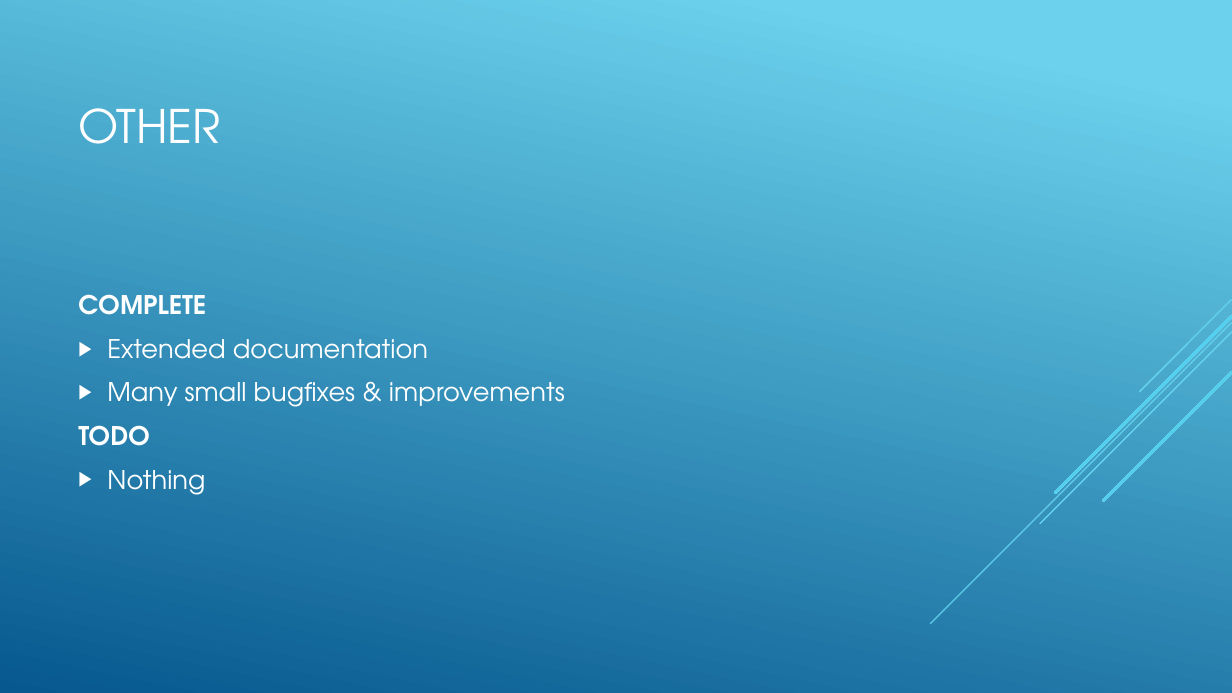
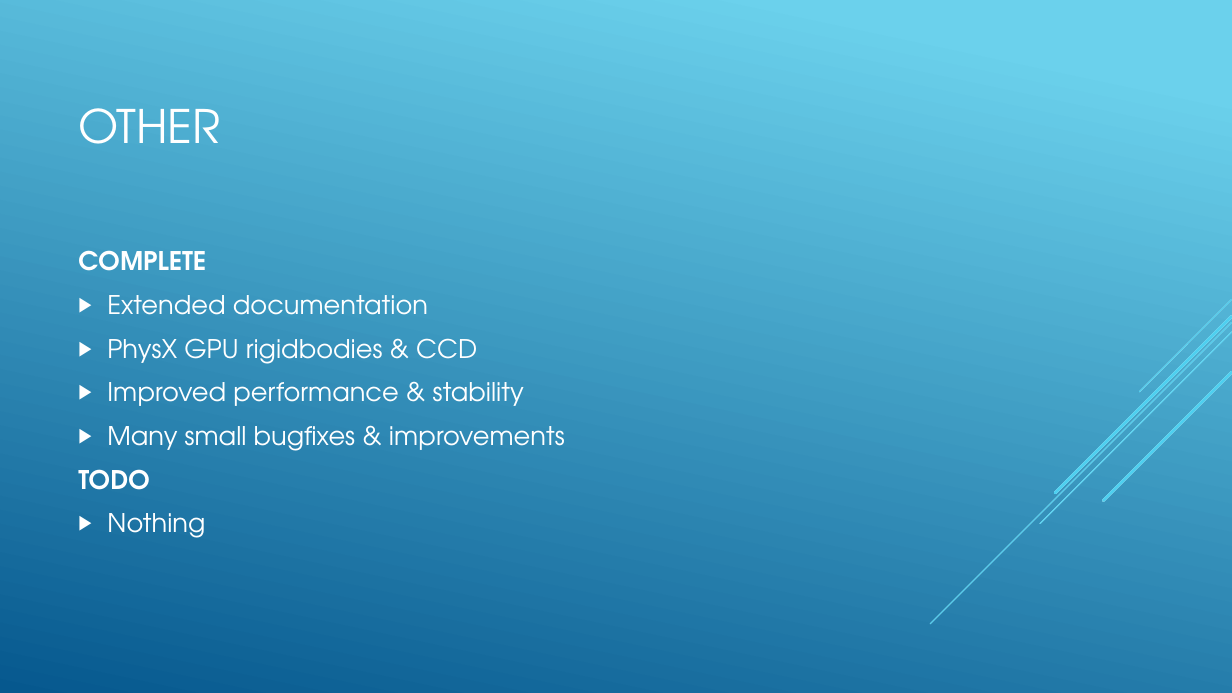
Before and after one commit to dralois/PR-Rendering, a slide deck: slide 4 of doc/Status.pptx. Drawn at 1232x693 pixels with LibreOffice and Linux fonts; fonts in the diff are those of the drawing. Boxes give left, top, right and bottom in pixels: in the first picture for what was removed or moved away, otherwise in the second. Text is boxed around its words. In the diff, an @@ line names an element or a change of style, - is before the commit and + after.

```diff
--- a/doc/Status.pptx
+++ b/doc/Status.pptx
@@ text at [107, 338, 524, 406]: paragraphs added @@
+▶ PhysX GPU rigidbodies & CCD
+▶ Improved performance & stability
```
Also in this commit, not shown: 3 other slides changed, 7 other files.
